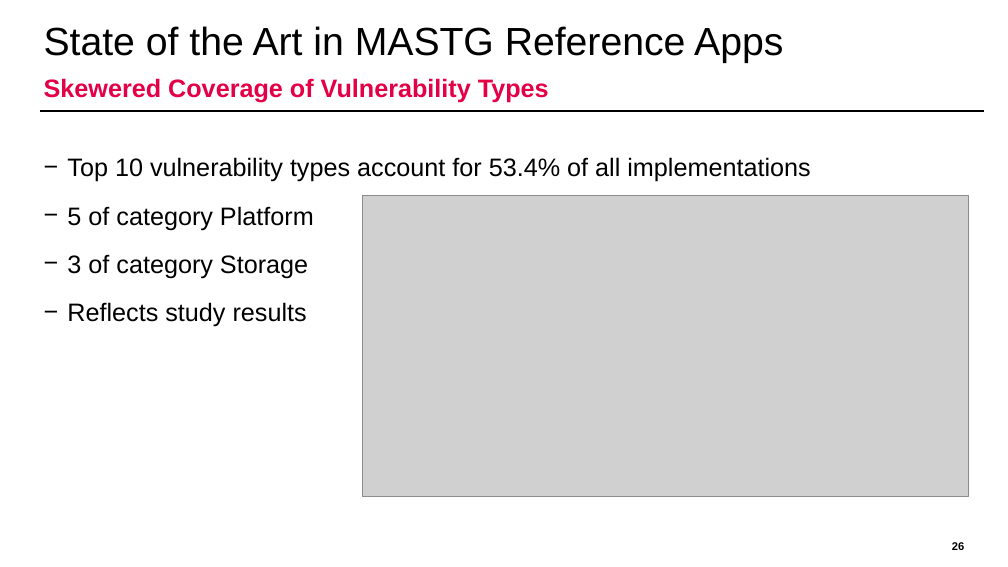
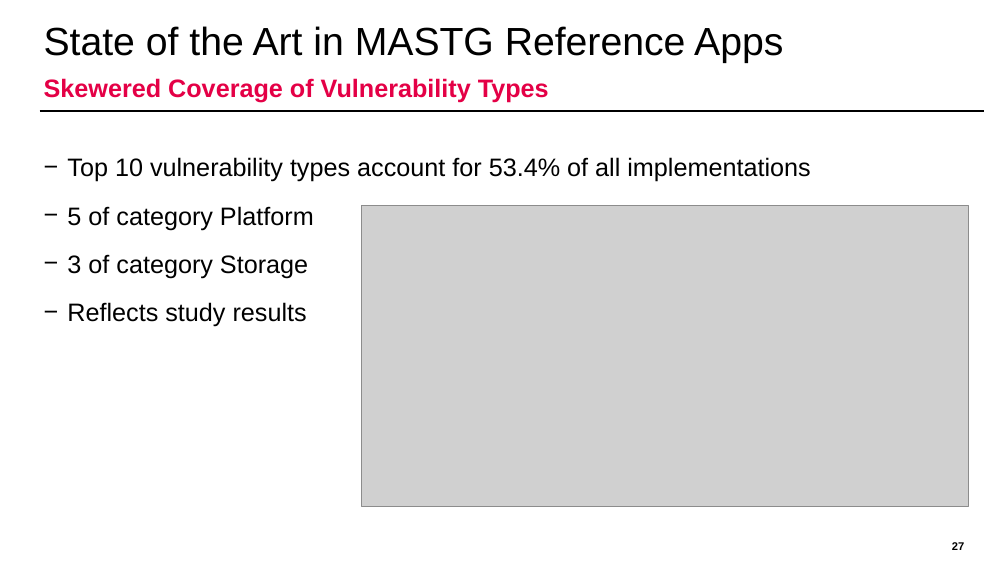
Before and after one commit to domi-cmd/Reference_Application_for_OWASP_MASTG, a slide deck: slide 27 of dev_documents/presentation/ba_thesis_presentation_kronig.pptx (slide 26 before the commit). Drawn at 1008x567 pixels with LibreOffice and Linux fonts; fonts in the diff are those of the drawing; grey boxes stand for pictures; background and template pictures are left out. Boxes give left, top, right and bottom in pixels: in the first picture for what was removed or moved away, otherwise in the second. Text is boxed around its words. In the diff, an @@ line names an element or a change of style, - is before the commit and + after.

```diff
--- a/dev_documents/presentation/ba_thesis_presentation_kronig.pptx
+++ b/dev_documents/presentation/ba_thesis_presentation_kronig.pptx
@@ picture: place and size @@
-picture at bbox=[362, 196, 969, 496]
+picture at bbox=[362, 206, 969, 507]
@@ page number at bbox=[952, 542, 964, 550]: text changed @@
-26
+27
```
Also in this commit, not shown: 8 other slides changed, 1 slide added, 3 other files.
